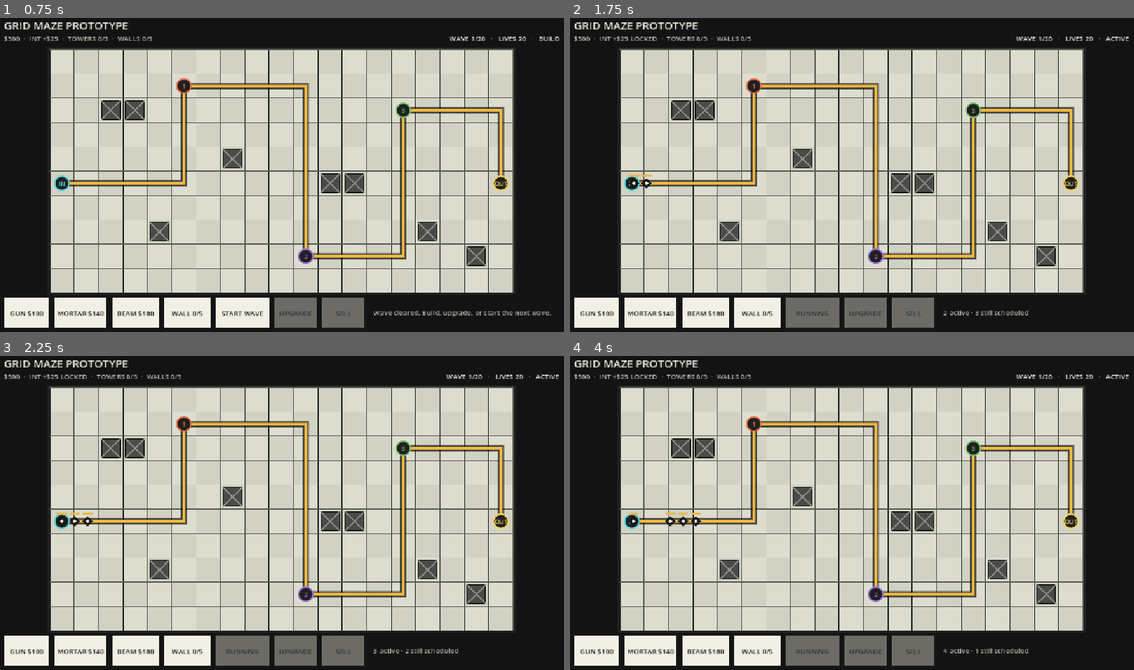
Above: before the commit, frames 1-4 (two rows, left to right).
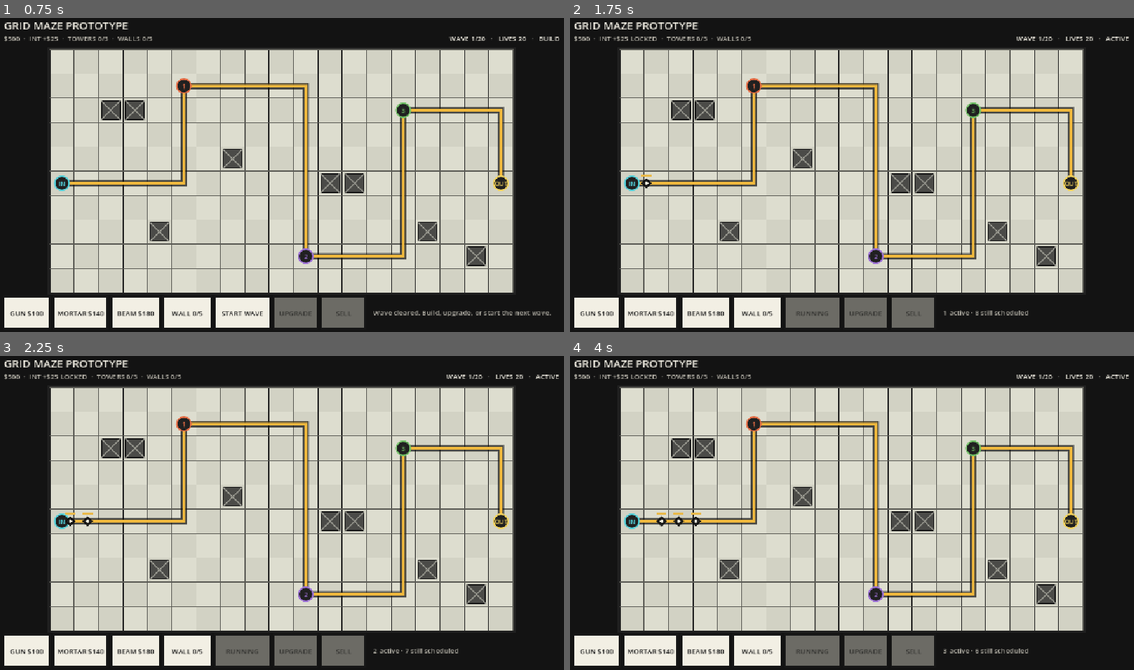
Above: after the commit, the same moments.

Repository: tstover91/Towerdefense
Game: Godot game, scene res://prototype/prototype_main.tscn
Two runs of this game, one before a commit and one after it. Both use one fixed random seed, a clock stepped at 60 frames per second and the inputs below.
Inputs (mouse positions are in pixels of both pictures, inside the frame that each line leads up to):
- Up to frame 1 (0.75 s): tap Enter at 0.5 s; move the mouse to (406, 159) at 0.52 s; click (406, 159) at 0.67 s
- Up to frame 2 (1.75 s): tap Space at 0.77, 1.25 s; drag from (739, 190) to (823, 240) at 1.27 s
- Up to frame 3 (2.25 s): move the mouse to (338, 443) at 2.02 s; click (338, 443) at 2.17 s
- Up to frame 4 (4 s): drag from (823, 578) to (677, 465) at 2.77 s; move the mouse to (1021, 563) at 3.52 s; click (1021, 563) at 3.67 s; tap Space at 3.77 s

Frame 1 is identical in both runs. In frame 2, less than 0.1% of the frame differs, in the area x 10-73%, y 49-95%; in frame 3, less than 0.1%; in frame 4, 0.2%.

Commit message:
Expand wave pressure and preserve carrier routes

Diff:
--- a/prototype/grid_route_follower.gd
+++ b/prototype/grid_route_follower.gd
@@ -56,6 +56,38 @@
 	route.clear()
 	route_index = 0
 	return reroute()
+
+
+func get_continuation_state() -> Dictionary:
+	return {
+		"position": position,
+		"route": route.duplicate(),
+		"route_index": route_index,
+		"next_checkpoint_index": next_checkpoint_index,
+		"traversed_edges": traversed_edges.duplicate(),
+		"last_reached_cell": last_reached_cell,
+		"travel_direction": travel_direction,
+	}
+
+
+func begin_from_continuation(continuation: Dictionary) -> bool:
+	if router == null or not cell_center_provider.is_valid():
+		return false
+	var inherited_route: Array[Vector2i] = []
+	inherited_route.assign(continuation.get("route", []))
+	var inherited_index := int(continuation.get("route_index", 0))
+	if inherited_route.is_empty() or inherited_index < 0 or inherited_index >= inherited_route.size():
+		return false
+	position = Vector2(continuation.get("position", cell_center_provider.call(router.entrance)))
+	route = inherited_route
+	route_index = inherited_index
+	next_checkpoint_index = int(continuation.get("next_checkpoint_index", 0))
+	traversed_edges = Dictionary(continuation.get("traversed_edges", {})).duplicate()
+	last_reached_cell = Vector2i(continuation.get("last_reached_cell", router.entrance))
+	travel_direction = Vector2(continuation.get("travel_direction", Vector2.RIGHT))
+	active = true
+	queue_redraw()
+	return true
 
 
 func reroute() -> bool:
--- a/prototype/prototype_enemy.gd
+++ b/prototype/prototype_enemy.gd
@@ -8,10 +8,10 @@
 const TYPE_GIANT: StringName = &"giant"
 const TYPE_CARRIER: StringName = &"carrier"
 const TYPE_DATA := {
-	TYPE_SOLDIER: {"health": 42, "speed": 0.90, "leak": 1, "radius": 0.17, "color": Color("2b2b29")},
-	TYPE_RUNNER: {"health": 28, "speed": 1.20, "leak": 1, "radius": 0.14, "color": Color("d94f3d")},
-	TYPE_GIANT: {"health": 320, "speed": 0.60, "leak": 3, "radius": 0.27, "color": Color("3c5264")},
-	TYPE_CARRIER: {"health": 210, "speed": 0.68, "leak": 2, "radius": 0.24, "color": Color("75559a"), "releases": 4},
+	TYPE_SOLDIER: {"health": 65, "speed": 0.90, "leak": 1, "radius": 0.17, "color": Color("2b2b29")},
+	TYPE_RUNNER: {"health": 42, "speed": 1.20, "leak": 1, "radius": 0.14, "color": Color("d94f3d")},
+	TYPE_GIANT: {"health": 480, "speed": 0.60, "leak": 3, "radius": 0.27, "color": Color("3c5264")},
+	TYPE_CARRIER: {"health": 320, "speed": 0.68, "leak": 2, "radius": 0.24, "color": Color("75559a"), "releases": 4},
 }
 const BODY_INSET := Color("ece8da")
 const DAMAGE_FLASH_COLOR := Color("ef624d")
--- a/prototype/prototype_grid_board.gd
+++ b/prototype/prototype_grid_board.gd
@@ -870,7 +870,7 @@
 	_create_enemy(enemy_data)
 
 
-func _create_enemy(enemy_data: Dictionary, spawn_state: Dictionary = {}, spawn_position := Vector2.ZERO) -> void:
+func _create_enemy(enemy_data: Dictionary, continuation: Dictionary = {}) -> void:
 	var enemy: Node2D = EnemyScript.new()
 	add_child(enemy)
 	enemy.z_index = 20
@@ -904,8 +904,8 @@
 	enemy.defeated.connect(_on_enemy_defeated)
 	active_followers.append(enemy)
 	var began: bool = (
-		enemy.begin_from_state(spawn_position, spawn_state)
-		if not spawn_state.is_empty()
+		enemy.begin_from_continuation(continuation)
+		if not continuation.is_empty()
 		else enemy.begin()
 	)
 	if not began:
@@ -930,8 +930,7 @@
 	if not is_instance_valid(enemy):
 		return
 	var release_count := int(enemy.get_release_count())
-	var release_state: Dictionary = enemy.get_route_state() if release_count > 0 else {}
-	var release_position := enemy.position
+	var continuation: Dictionary = enemy.get_continuation_state() if release_count > 0 else {}
 	var release_scale := float(enemy.get_meta("health_scale", 1.0))
 	var release_group := int(enemy.get("formation_id"))
 	if release_count > 0:
@@ -945,7 +944,7 @@
 			"health_scale": release_scale * 0.65,
 			"group_index": release_group,
 			"index_in_group": 100 + child_index,
-		}, release_state, release_position)
+		}, continuation)
 	queue_redraw()
 
 
--- a/prototype/prototype_round_controller.gd
+++ b/prototype/prototype_round_controller.gd
@@ -9,29 +9,32 @@
 const PHASE_ACTIVE: StringName = &"active"
 const PHASE_VICTORY: StringName = &"victory"
 const PHASE_DEFEAT: StringName = &"defeat"
-const MAX_EMPTY_FIELD_DELAY := 0.35
+const MAX_EMPTY_FIELD_DELAY := 1.25
+const GROUP_GAP_MULTIPLIER := 4.0
+const SPAWN_INTERVAL_MULTIPLIER := 1.35
+const LARGE_GROUP_SPLIT_GAP := 3.5
 
 const WAVES: Array[Dictionary] = [
-	{"scale": 1.00, "groups": [{"type": &"soldier", "count": 3, "interval": 0.58}, {"type": &"soldier", "count": 2, "interval": 0.52, "gap": 1.10}]},
-	{"scale": 1.08, "groups": [{"type": &"soldier", "count": 4, "interval": 0.52}, {"type": &"runner", "count": 2, "interval": 0.46, "gap": 1.00}]},
-	{"scale": 1.16, "groups": [{"members": [&"giant", &"soldier", &"soldier"], "interval": 0.48}, {"type": &"runner", "count": 3, "interval": 0.42, "gap": 1.10}]},
-	{"scale": 1.25, "groups": [{"type": &"soldier", "count": 4, "interval": 0.44}, {"type": &"carrier", "count": 1, "interval": 0.50, "gap": 1.00}]},
-	{"scale": 1.38, "groups": [{"members": [&"giant", &"soldier", &"soldier", &"soldier"], "interval": 0.45}, {"type": &"runner", "count": 3, "interval": 0.36, "gap": 1.10}]},
-	{"scale": 1.50, "groups": [{"type": &"soldier", "count": 5, "interval": 0.40}, {"type": &"carrier", "count": 1, "interval": 0.80, "gap": 1.00}]},
-	{"scale": 1.64, "groups": [{"members": [&"giant", &"soldier", &"soldier", &"soldier"], "interval": 0.42}, {"type": &"runner", "count": 4, "interval": 0.32, "gap": 1.00}]},
-	{"scale": 1.80, "groups": [{"type": &"soldier", "count": 5, "interval": 0.37}, {"members": [&"carrier", &"soldier", &"soldier"], "interval": 0.44, "gap": 0.95}]},
-	{"scale": 1.98, "groups": [{"members": [&"giant", &"soldier", &"soldier", &"soldier"], "interval": 0.40}, {"type": &"runner", "count": 5, "interval": 0.29, "gap": 0.90}]},
-	{"scale": 2.20, "groups": [{"type": &"carrier", "count": 2, "interval": 0.65}, {"members": [&"giant", &"soldier", &"soldier", &"soldier"], "interval": 0.38, "gap": 1.00}]},
-	{"scale": 2.35, "groups": [{"type": &"soldier", "count": 6, "interval": 0.34}, {"type": &"runner", "count": 5, "interval": 0.27, "gap": 0.85}]},
-	{"scale": 2.55, "groups": [{"members": [&"giant", &"soldier", &"soldier", &"soldier", &"soldier"], "interval": 0.36}, {"type": &"carrier", "count": 2, "interval": 0.60, "gap": 0.95}]},
-	{"scale": 2.75, "groups": [{"type": &"runner", "count": 6, "interval": 0.25}, {"type": &"soldier", "count": 6, "interval": 0.32, "gap": 0.90}]},
-	{"scale": 3.00, "groups": [{"members": [&"giant", &"soldier", &"carrier", &"soldier"], "interval": 0.38}, {"type": &"runner", "count": 5, "interval": 0.24, "gap": 0.90}]},
-	{"scale": 3.30, "groups": [{"type": &"giant", "count": 3, "interval": 0.70}, {"type": &"carrier", "count": 3, "interval": 0.58, "gap": 0.90}]},
-	{"scale": 3.50, "groups": [{"type": &"soldier", "count": 7, "interval": 0.30}, {"type": &"runner", "count": 7, "interval": 0.22, "gap": 0.82}]},
-	{"scale": 3.75, "groups": [{"members": [&"giant", &"soldier", &"soldier", &"carrier", &"soldier"], "interval": 0.34}, {"type": &"runner", "count": 6, "interval": 0.21, "gap": 0.85}]},
-	{"scale": 4.00, "groups": [{"type": &"carrier", "count": 3, "interval": 0.52}, {"members": [&"giant", &"soldier", &"soldier", &"soldier"], "interval": 0.32, "gap": 0.80}]},
-	{"scale": 4.30, "groups": [{"type": &"runner", "count": 8, "interval": 0.20}, {"type": &"soldier", "count": 8, "interval": 0.28, "gap": 0.78}]},
-	{"scale": 4.80, "groups": [{"members": [&"giant", &"giant", &"soldier", &"carrier", &"soldier"], "interval": 0.36}, {"type": &"carrier", "count": 3, "interval": 0.48, "gap": 0.85}, {"type": &"runner", "count": 7, "interval": 0.20, "gap": 0.85}]},
+	{"scale": 1.00, "groups": [{"type": &"soldier", "count": 5, "interval": 0.58}, {"type": &"soldier", "count": 4, "interval": 0.52, "gap": 1.10}]},
+	{"scale": 1.08, "groups": [{"type": &"soldier", "count": 6, "interval": 0.52}, {"type": &"runner", "count": 4, "interval": 0.46, "gap": 1.00}]},
+	{"scale": 1.16, "groups": [{"members": [&"giant", &"soldier", &"soldier", &"soldier", &"soldier", &"soldier"], "interval": 0.48}, {"type": &"runner", "count": 5, "interval": 0.42, "gap": 1.10}]},
+	{"scale": 1.25, "groups": [{"type": &"soldier", "count": 7, "interval": 0.44}, {"members": [&"carrier", &"soldier", &"soldier", &"soldier"], "interval": 0.50, "gap": 1.00}]},
+	{"scale": 1.38, "groups": [{"members": [&"giant", &"soldier", &"soldier", &"soldier", &"soldier", &"soldier", &"soldier"], "interval": 0.45}, {"type": &"runner", "count": 6, "interval": 0.36, "gap": 1.10}]},
+	{"scale": 1.50, "groups": [{"type": &"soldier", "count": 8, "interval": 0.40}, {"type": &"carrier", "count": 2, "interval": 0.80, "gap": 1.00}]},
+	{"scale": 1.64, "groups": [{"members": [&"giant", &"soldier", &"soldier", &"soldier", &"soldier", &"soldier", &"soldier", &"soldier"], "interval": 0.42}, {"type": &"runner", "count": 7, "interval": 0.32, "gap": 1.00}]},
+	{"scale": 1.80, "groups": [{"type": &"soldier", "count": 9, "interval": 0.37}, {"members": [&"carrier", &"soldier", &"soldier", &"soldier", &"soldier", &"soldier"], "interval": 0.44, "gap": 0.95}]},
+	{"scale": 1.98, "groups": [{"members": [&"giant", &"soldier", &"soldier", &"soldier", &"soldier", &"soldier", &"soldier"], "interval": 0.40}, {"type": &"runner", "count": 9, "interval": 0.29, "gap": 0.90}]},
+	{"scale": 2.20, "groups": [{"type": &"carrier", "count": 3, "interval": 0.65}, {"members": [&"giant", &"soldier", &"soldier", &"soldier", &"soldier", &"soldier", &"soldier", &"soldier"], "interval": 0.38, "gap": 1.00}]},
+	{"scale": 2.35, "groups": [{"type": &"soldier", "count": 10, "interval": 0.34}, {"type": &"runner", "count": 8, "interval": 0.27, "gap": 0.85}]},
+	{"scale": 2.55, "groups": [{"members": [&"giant", &"soldier", &"soldier", &"soldier", &"soldier", &"soldier", &"soldier", &"soldier", &"soldier"], "interval": 0.36}, {"type": &"carrier", "count": 3, "interval": 0.60, "gap": 0.95}]},
+	{"scale": 2.75, "groups": [{"type": &"runner", "count": 10, "interval": 0.25}, {"type": &"soldier", "count": 10, "interval": 0.32, "gap": 0.90}]},
+	{"scale": 3.00, "groups": [{"members": [&"giant", &"soldier", &"soldier", &"carrier", &"soldier", &"soldier", &"soldier"], "interval": 0.38}, {"type": &"runner", "count": 8, "interval": 0.24, "gap": 0.90}]},
+	{"scale": 3.30, "groups": [{"type": &"giant", "count": 4, "interval": 0.70}, {"type": &"carrier", "count": 4, "interval": 0.58, "gap": 0.90}]},
+	{"scale": 3.50, "groups": [{"type": &"soldier", "count": 12, "interval": 0.30}, {"type": &"runner", "count": 12, "interval": 0.22, "gap": 0.82}]},
+	{"scale": 3.75, "groups": [{"members": [&"giant", &"soldier", &"soldier", &"soldier", &"carrier", &"soldier", &"soldier"], "interval": 0.34}, {"type": &"runner", "count": 10, "interval": 0.21, "gap": 0.85}]},
+	{"scale": 4.00, "groups": [{"type": &"carrier", "count": 5, "interval": 0.52}, {"members": [&"giant", &"soldier", &"soldier", &"soldier", &"soldier", &"soldier", &"soldier"], "interval": 0.32, "gap": 0.80}]},
+	{"scale": 4.30, "groups": [{"type": &"runner", "count": 14, "interval": 0.20}, {"type": &"soldier", "count": 14, "interval": 0.28, "gap": 0.78}]},
+	{"scale": 4.80, "groups": [{"members": [&"giant", &"giant", &"soldier", &"soldier", &"carrier", &"soldier", &"soldier"], "interval": 0.36}, {"type": &"carrier", "count": 5, "interval": 0.48, "gap": 0.85}, {"type": &"runner", "count": 12, "interval": 0.20, "gap": 0.85}]},
 ]
 
 var phase: StringName = PHASE_BUILD
@@ -128,11 +131,14 @@
 	var event_time := 0.30
 	var group_index := 0
 	for group_data in wave_data["groups"]:
-		event_time += float(group_data.get("gap", 0.0))
+		event_time += float(group_data.get("gap", 0.0)) * GROUP_GAP_MULTIPLIER
 		var members: Array = group_data.get("members", [])
 		var enemy_count := members.size() if not members.is_empty() else int(group_data["count"])
-		var interval := float(group_data["interval"])
+		var interval := float(group_data["interval"]) * SPAWN_INTERVAL_MULTIPLIER
+		var split_index := ceili(float(enemy_count) * 0.5) if members.is_empty() and enemy_count >= 5 else -1
 		for enemy_index in enemy_count:
+			if enemy_index == split_index:
+				event_time += LARGE_GROUP_SPLIT_GAP
 			result.append({
 				"time": event_time,
 				"enemy_type": members[enemy_index] if not members.is_empty() else group_data.get("type", &"soldier"),
--- a/tools/prototype_combat_loop_smoke.gd
+++ b/tools/prototype_combat_loop_smoke.gd
@@ -12,6 +12,8 @@
 func _init() -> void:
 	var controller: Node = RoundControllerScript.new()
 	get_root().add_child(controller)
+	var opening_schedule: Array[Dictionary] = controller._build_schedule(RoundControllerScript.WAVES[0])
+	_assert(float(opening_schedule[-1]["time"]) >= 7.0, "opening wave is paced across multiple pushes")
 	controller.state_changed.connect(_on_state_changed)
 	controller.wave_cleared.connect(_on_wave_cleared)
 	controller.enemy_spawn_requested.connect(_on_enemy_spawn_requested.bind(controller))
@@ -62,7 +64,7 @@
 		"spawn notifications immediately refresh the active counter"
 	)
 	_assert(
-		int(latest_counter_state.get("remaining_spawns", -1)) == 4,
+		int(latest_counter_state.get("remaining_spawns", -1)) == 8,
 		"spawn notifications immediately refresh the scheduled counter"
 	)
 	_finish("PROTOTYPE_COMBAT_LOOP_SMOKE_OK")
--- a/tools/prototype_phase1_combat_smoke.gd
+++ b/tools/prototype_phase1_combat_smoke.gd
@@ -54,7 +54,7 @@
 	splash_projectile.damage = 7
 	splash_projectile.splash_radius = 50.0
 	splash_projectile._apply_splash(splash_a.global_position)
-	_assert(splash_a.health == 35 and splash_b.health == 35, "mortar splash damages a nearby group")
+	_assert(splash_a.health == 58 and splash_b.health == 58, "mortar splash damages a nearby group")
 
 	var leader: Node2D = _make_enemy(board, Vector2(800.0, 300.0), EnemyScript.TYPE_GIANT, 44, 0)
 	var follower: Node2D = _make_enemy(board, Vector2(780.0, 300.0), EnemyScript.TYPE_SOLDIER, 44, 1)
@@ -71,14 +71,20 @@
 
 	board.spawn_enemy({"enemy_type": EnemyScript.TYPE_CARRIER, "health": 1, "health_scale": 1.0, "group_index": 90})
 	var carrier: Node2D = board.active_followers[-1]
+	carrier._process(0.37)
+	var release_position := carrier.position
+	var release_route: Array[Vector2i] = carrier.route.duplicate()
+	var release_route_index: int = carrier.route_index
 	carrier.apply_damage(1)
-	await process_frame
 	_assert(released_count == 4, "carrier defeat registers four released soldiers")
 	var released_soldiers := 0
 	for enemy in board.active_followers:
 		if is_instance_valid(enemy) and enemy.enemy_type == EnemyScript.TYPE_SOLDIER and enemy.formation_id == 90:
 			released_soldiers += 1
+			_assert(enemy.position.is_equal_approx(release_position), "released soldiers begin at the carrier's exact position")
+			_assert(enemy.route == release_route and enemy.route_index == release_route_index, "released soldiers inherit the carrier's remaining route")
 	_assert(released_soldiers == 4, "carrier releases four active soldiers at its position")
+	await process_frame
 
 	_finish()
 
Not shown, changed: prototype/README.md
